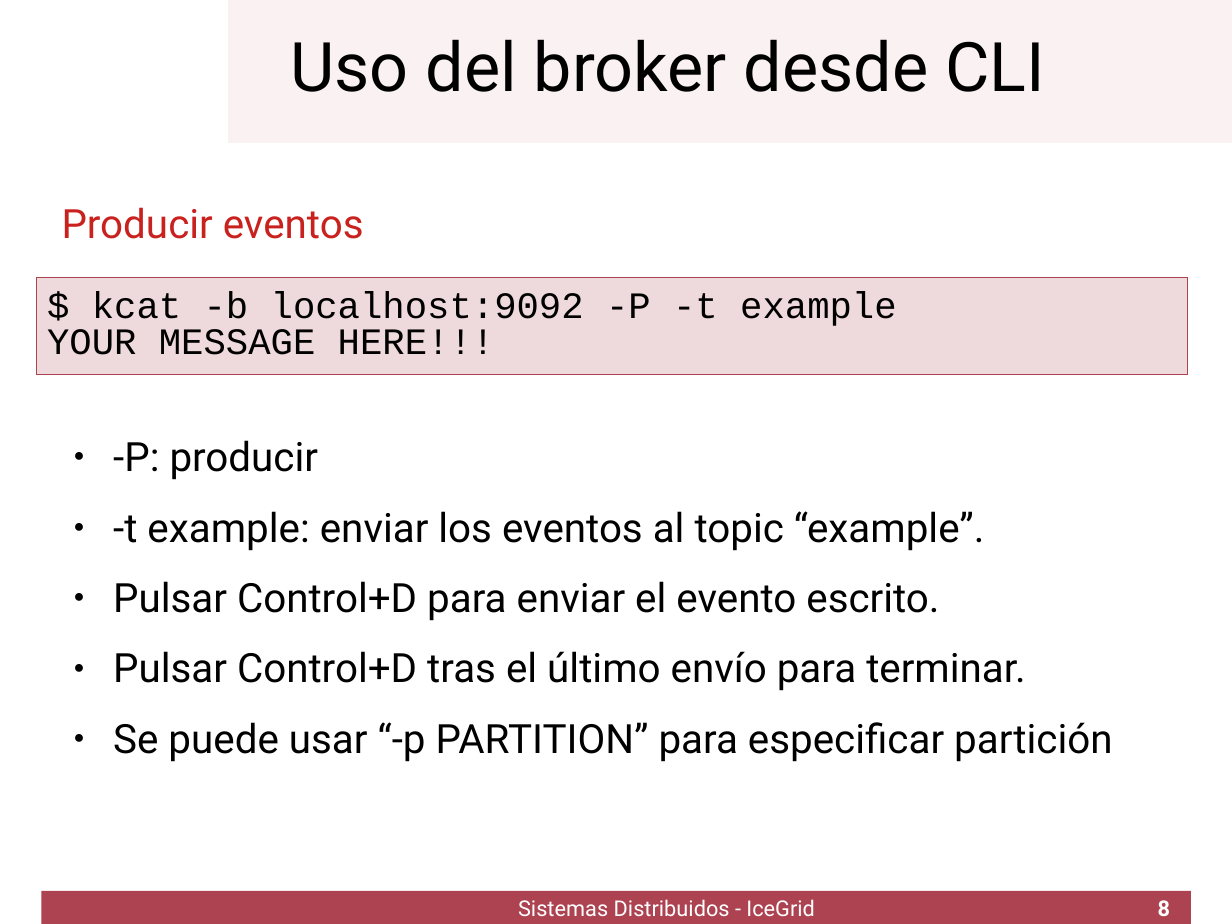
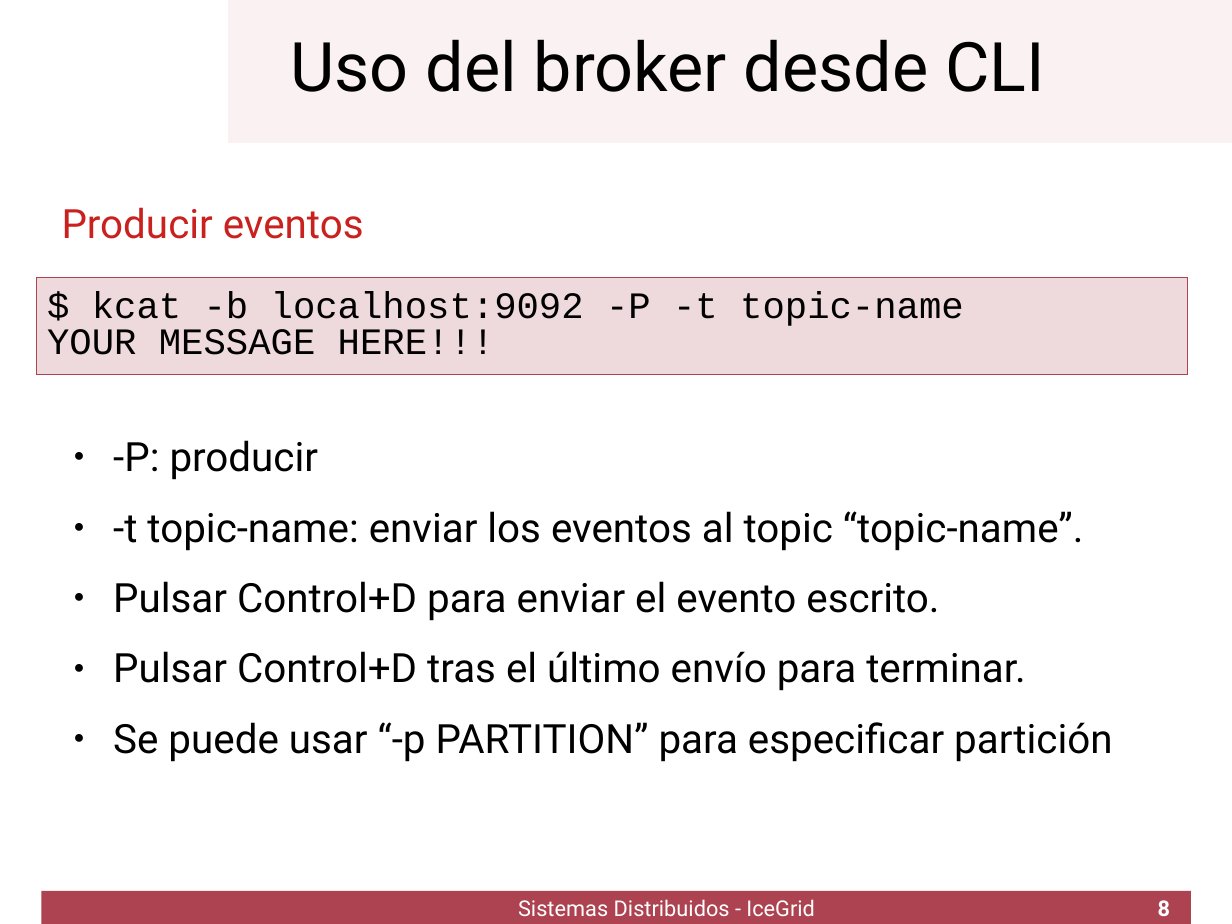
Before and after one commit to UCLM-ESI/ssdd.kafka-lab, a slide deck: slide 8 of kafka1.odp. Drawn at 1232x924 pixels with LibreOffice and Linux fonts; fonts in the diff are those of the drawing; background and template pictures are left out. Boxes give left, top, right and bottom in pixels: in the first picture for what was removed or moved away, otherwise in the second. Text is boxed around its words. In the diff, an @@ line names an element or a change of style, - is before the commit and + after.

```diff
--- a/kafka1.odp
+++ b/kafka1.odp
@@ title at (47, 291, 964, 355): text changed @@
-$ kcat -b localhost:9092 -P -t example
-YOUR MESSAGE HERE!!!
+$ kcat -b localhost:9092 -P -t topic-name
+YOUR MESSAGE HERE!!!
@@ text at (113, 511, 1084, 551): text changed @@
-● -t example: enviar los eventos al topic “example”.
+● -t topic-name: enviar los eventos al topic “topic-name”.
```
Also in this commit, not shown: 1 other slide changed, 4 slides added.
